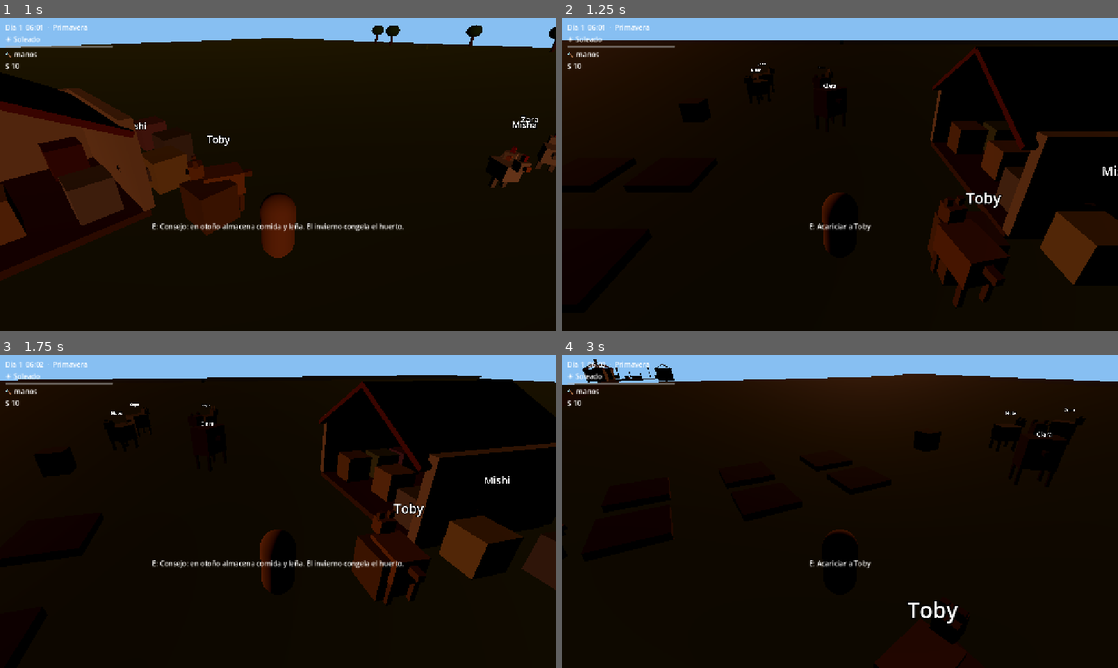
Above: before the commit, frames 1-4 (two rows, left to right).
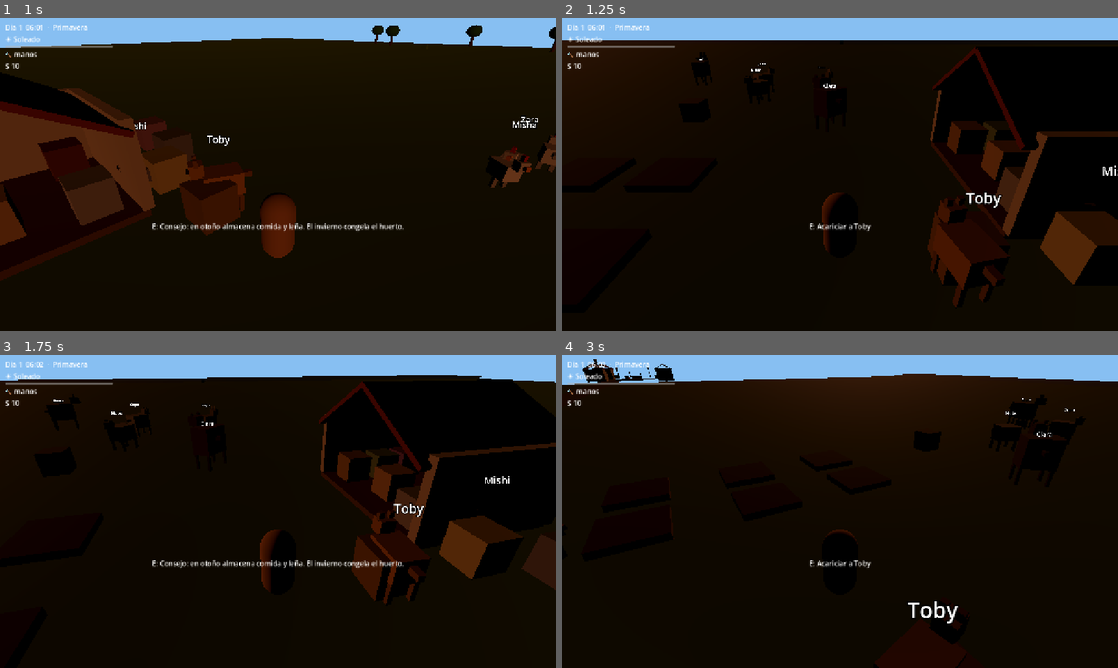
Above: after the commit, the same moments.

Repository: rafael-espinosa-rodriguez/nuestra-vida-en-el-campo
Game: Godot game, scene res://scenes/Main.tscn
Two runs of this game, one before a commit and one after it. Both use one fixed random seed, a clock stepped at 60 frames per second and the inputs below.
Inputs (mouse positions are in pixels of both pictures, inside the frame that each line leads up to):
- Up to frame 1 (1 s): tap Enter (ui_accept) at 0.5, 0.77 s; move the mouse to (400, 158) at 0.52 s; hold D (move_right) from 0.53 s (still down); hold Shift (sprint) from 0.53 s (still down); tap E (interact) at 0.6 s; click (400, 158) at 0.67 s
- Up to frame 2 (1.25 s): keep holding D (move_right); keep holding Shift (sprint); tap Enter (ui_accept) at 1.07 s
- Up to frame 3 (1.75 s): release D (move_right) at 1.25 s; release Shift (sprint) at 1.25 s; drag from (166, 527) to (250, 574) at 1.27 s
- Up to frame 4 (3 s): move the mouse to (895, 442) at 2.02 s; hold D (move_right) 2.03-2.75 s; hold Shift (sprint) 2.03-2.75 s; tap G (gift) at 2.1 s; drag from (812, 574) to (673, 464) at 2.77 s

Frame 1 is identical in both runs. In frame 2, 0.1% of the frame differs, in the area x 23-27%, y 10-19%; in frame 3, less than 0.1%; in frame 4, 0.3%, in the area x 80-88%, y 12-22%.

Commit message:
feat(spec-022): caballo Bruno montable con galope + smoke

Diff:
--- /dev/null
+++ b/resources/data/animals/caballo.tres
@@ -0,0 +1,16 @@
+[gd_resource type="Resource" script_class="AnimalData" load_steps=2 format=3]
+
+[ext_resource type="Script" path="res://scripts/data/animal_data.gd" id="1"]
+
+[resource]
+script = ExtResource("1")
+species = "caballo"
+display_name = "Caballo"
+produce_id = ""
+produce_per_day = 0
+food_id = "trigo"
+follows_player = false
+rideable = true
+tint = Color(0.5, 0.35, 0.25, 1)
+body_size = Vector3(0.9, 1.1, 1.5)
+walk_speed = 2.0
--- a/scenes/Main.tscn
+++ b/scenes/Main.tscn
@@ -12,6 +12,7 @@
 [ext_resource type="Resource" path="res://resources/data/animals/oveja.tres" id="10"]
 [ext_resource type="Resource" path="res://resources/data/animals/cabra.tres" id="11"]
 [ext_resource type="Resource" path="res://resources/data/animals/gato.tres" id="12"]
+[ext_resource type="Resource" path="res://resources/data/animals/caballo.tres" id="13"]
 
 [sub_resource type="StandardMaterial3D" id="mat_snow"]
 albedo_color = Color(1, 1, 1, 1)
@@ -310,6 +311,12 @@
 data = ExtResource("12")
 animal_name = "Mishi"
 personality = "independiente"
+
+[node name="Bruno" parent="." instance=ExtResource("4")]
+position = Vector3(-18, 0.6, 12)
+data = ExtResource("13")
+animal_name = "Bruno"
+personality = "tranquilo"
 
 [node name="Telar" parent="." instance=ExtResource("7")]
 position = Vector3(1, 0.5, -8)
--- a/scripts/components/animal.gd
+++ b/scripts/components/animal.gd
@@ -16,6 +16,7 @@
 var is_baby: bool = false
 var age_days: int = 0
 var sick: bool = false
+var ridden: bool = false
 
 const GROW_DAYS := 3
 const MAX_HERD := 12
@@ -75,6 +76,9 @@
 		"vaca":
 			leg_len = 0.7
 			head_size = Vector3(0.45, 0.45, 0.5)
+		"caballo":
+			leg_len = 0.7
+			head_size = Vector3(0.4, 0.45, 0.55)
 	var body_bottom: float = leg_len - 0.6
 	var body_center: float = body_bottom + size.y * 0.5
 	body.position.y = body_center
@@ -110,6 +114,10 @@
 			_part(Vector3(0.12, 0.2, 0.1), Vector3(-0.12, head_y + head_size.y * 0.5 + 0.05, head_z), dark)
 			_part(Vector3(0.12, 0.2, 0.1), Vector3(0.12, head_y + head_size.y * 0.5 + 0.05, head_z), dark)
 			_part(Vector3(0.1, 0.1, 0.1), Vector3(0, head_y, head_z - head_size.z * 0.5 - 0.02), Color(0.15, 0.12, 0.12))
+		"caballo":
+			_part(Vector3(0.12, 0.28, 0.1), Vector3(-0.14, head_y + head_size.y * 0.5 + 0.06, head_z), dark)
+			_part(Vector3(0.12, 0.28, 0.1), Vector3(0.14, head_y + head_size.y * 0.5 + 0.06, head_z), dark)
+			_part(Vector3(0.28, 0.16, 0.14), Vector3(0, head_y - 0.12, head_z - head_size.z * 0.5), dark.darkened(0.1))
 		"oveja", "cabra":
 			_part(Vector3(0.12, 0.2, 0.1), Vector3(-0.15, head_y + head_size.y * 0.5, head_z), dark)
 			_part(Vector3(0.12, 0.2, 0.1), Vector3(0.15, head_y + head_size.y * 0.5, head_z), dark)
@@ -126,6 +134,9 @@
 func _physics_process(delta: float) -> void:
 	hunger = maxf(0.0, hunger - delta * 0.05)
 	hydration = maxf(0.0, hydration - delta * 0.06)
+	if ridden:
+		_ride_move(delta)
+		return
 	var night: bool = false
 	var time_sys: Node = get_node_or_null("/root/TimeSystem")
 	if time_sys != null and time_sys.has_method("is_night"):
@@ -162,7 +173,46 @@
 	return global_position.distance_to((players[0] as Node3D).global_position) > 2.5
 
 
+func _ride_move(delta: float) -> void:
+	# El jugador dirige con WASD; Shift galopa si hay energia (spec 022).
+	var input_vec: Vector2 = Input.get_vector("move_left", "move_right", "move_forward", "move_back")
+	var dir := Vector3(input_vec.x, 0.0, input_vec.y)
+	if dir.length() > 1.0:
+		dir = dir.normalized()
+	var spd := 6.5
+	if Input.is_action_pressed("sprint"):
+		for p: Node in get_tree().get_nodes_in_group("player"):
+			if p.has_method("spend_energy") and bool(p.call("spend_energy", 2.0 * delta)):
+				spd *= 1.3
+				break
+	velocity.x = dir.x * spd
+	velocity.z = dir.z * spd
+	velocity.y = 0.0 if is_on_floor() else velocity.y - 20.0 * delta
+	move_and_slide()
+	if dir.length() > 0.1:
+		rotation.y = lerp_angle(rotation.y, atan2(-dir.x, -dir.z), 8.0 * delta)
+
+
+func mount(player: Node) -> void:
+	ridden = true
+	if player != null and player.has_method("set"):
+		player.set("riding", self)
+		player.set("collision_layer", 0)
+		player.set("collision_mask", 0)
+
+
+func dismount(player: Node) -> void:
+	ridden = false
+	if player != null and player.has_method("set"):
+		player.set("riding", null)
+		player.set("collision_layer", 1)
+		player.set("collision_mask", 1)
+		(player as Node3D).global_position = global_position + Vector3(1.5, 0.5, 0.0)
+
+
 func get_prompt() -> String:
+	if data != null and data.rideable:
+		return "Desmontar" if ridden else "Montar"
 	if sick:
 		return animal_name + " está enfermo (veterinaria)"
 	if is_baby:
@@ -175,6 +225,12 @@
 
 
 func interact(player: Node) -> void:
+	if data != null and data.rideable:
+		if ridden:
+			dismount(player)
+		else:
+			mount(player)
+		return
 	if hunger < 70.0 and data != null and data.food_id != "":
 		var inv: Node = get_node_or_null("/root/InventorySystem")
 		if inv != null and bool(inv.call("remove_item", data.food_id)):
--- a/scripts/data/animal_data.gd
+++ b/scripts/data/animal_data.gd
@@ -10,6 +10,7 @@
 @export var personalities: Array[String] = ["cariñoso", "tímido", "juguetón", "tranquilo", "curioso"]
 @export var food_id: String = "trigo"
 @export var follows_player: bool = false
+@export var rideable: bool = false
 @export var tint: Color = Color(1, 1, 1)
 @export var body_size: Vector3 = Vector3(0.5, 0.5, 0.7)
 @export var walk_speed: float = 1.2
--- a/scripts/player.gd
+++ b/scripts/player.gd
@@ -17,6 +17,7 @@
 var current_prompt: String = ""
 var energy: float = 100.0
 var equipped_tool: String = ""
+var riding: Animal = null
 
 
 func _ready() -> void:
@@ -27,6 +28,13 @@
 
 
 func _physics_process(delta: float) -> void:
+	if riding != null:
+		if is_instance_valid(riding) and bool(riding.get("ridden")):
+			global_position = (riding as Node3D).global_position + Vector3(0, 1.7, 0)
+			velocity = Vector3.ZERO
+			_update_current()
+			return
+		riding = null
 	var input_vec: Vector2 = Input.get_vector("move_left", "move_right", "move_forward", "move_back")
 	var dir: Vector3 = spring_arm.global_transform.basis * Vector3(input_vec.x, 0.0, input_vec.y)
 	dir.y = 0.0
--- a/tests/smoke_014.gd
+++ b/tests/smoke_014.gd
@@ -16,7 +16,7 @@
 	var main: Node = load("res://scenes/Main.tscn").instantiate()
 	root.add_child(main)
 	var animals: Array[Node] = get_nodes_in_group("animals")
-	assert(animals.size() == 9, "5 MVP + 2 ovejas + 1 cabra + 1 gato")
+	assert(animals.size() == 10, "5 MVP + 2 ovejas + 1 cabra + 1 gato + 1 caballo")
 	var herd: Node = root.get_node_or_null("AnimalSystem")
 	var inv: Node = root.get_node_or_null("InventorySystem")
 	var time_sys: Node = root.get_node_or_null("TimeSystem")
@@ -41,5 +41,5 @@
 	telar.call("interact", player)
 	assert(int(inv.call("get_count", "tela")) == 1, "telar: 2 lana -> 1 tela")
 	assert(int(inv.call("get_count", "lana")) == 0, "telar consume la lana")
-	assert(int(herd.call("serialize").size()) == 9, "serialize cubre 9")
+	assert(int(herd.call("serialize").size()) == 10, "serialize cubre 10")
 	print("SMOKE014 OK")
--- a/tests/smoke_019.gd
+++ b/tests/smoke_019.gd
@@ -28,7 +28,7 @@
 	var names := []
 	for a: Node in get_nodes_in_group("animals"):
 		names.append(String(a.get("animal_name")))
-	assert(names.size() == 9, "nace 1 cria (8+1)")
+	assert(names.size() == 11, "nace 1 cria (10+1)")
 	var baby: Node = null
 	for a: Node in get_nodes_in_group("animals"):
 		if bool(a.get("is_baby")):
@@ -45,5 +45,5 @@
 	baby.set("hydration", 90.0)
 	time_sys.emit_signal("day_changed", 5)
 	assert(int(baby.get("pending")) >= 1, "adulta produce")
-	assert(int(herd.call("serialize").size()) == 9, "serialize cubre 9")
+	assert(int(herd.call("serialize").size()) == 11, "serialize cubre 11")
 	print("SMOKE019 OK")
--- /dev/null
+++ b/tests/smoke_022.gd
@@ -0,0 +1,43 @@
+extends SceneTree
+## Smoke spec 022: montar/desmontar, el caballo se mueve con WASD y lleva al jugador.
+
+var _frames := 0
+var _horse: Node
+var _player: Node
+var _start: Vector3
+
+
+func _process(_delta: float) -> bool:
+	_frames += 1
+	if _frames == 5:
+		_phase_mount()
+	if _frames == 60:
+		_phase_moved()
+		quit()
+	return false
+
+
+func _phase_mount() -> void:
+	var main: Node = load("res://scenes/Main.tscn").instantiate()
+	root.add_child(main)
+	_horse = root.get_node_or_null("AnimalSystem").call("find", "Bruno")
+	_player = get_nodes_in_group("player")[0]
+	assert(_horse != null, "existe Bruno")
+	assert(String(_horse.call("get_prompt")) == "Montar", "prompt montar")
+	_horse.call("interact", _player)
+	assert(bool(_horse.get("ridden")), "montado")
+	assert(String(_horse.call("get_prompt")) == "Desmontar", "prompt desmontar")
+	_start = (_horse as Node3D).global_position
+	Input.action_press("move_forward")
+
+
+func _phase_moved() -> void:
+	Input.action_release("move_forward")
+	var moved: float = (_horse as Node3D).global_position.distance_to(_start)
+	assert(moved > 2.0, "el caballo avanza con WASD")
+	var d: float = (_player as Node3D).global_position.distance_to((_horse as Node3D).global_position)
+	assert(d < 2.5, "el jugador viaja encima")
+	_horse.call("interact", _player)
+	assert(bool(_horse.get("ridden")) == false, "desmonta")
+	assert(int((_player as Node).get("collision_layer")) == 1, "colision restaurada")
+	print("SMOKE022 OK")
Not shown: 1 places in scenes/Main.tscn that only renumber resources
Not shown, added: tests/smoke_022.gd.uid
